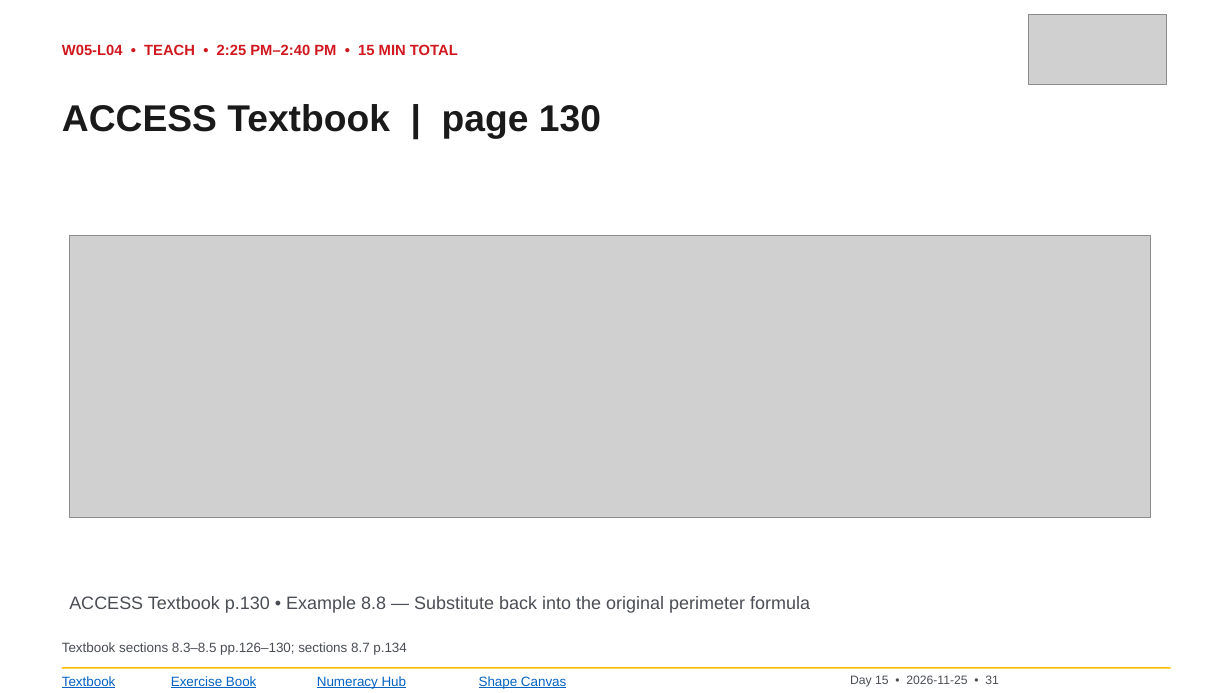
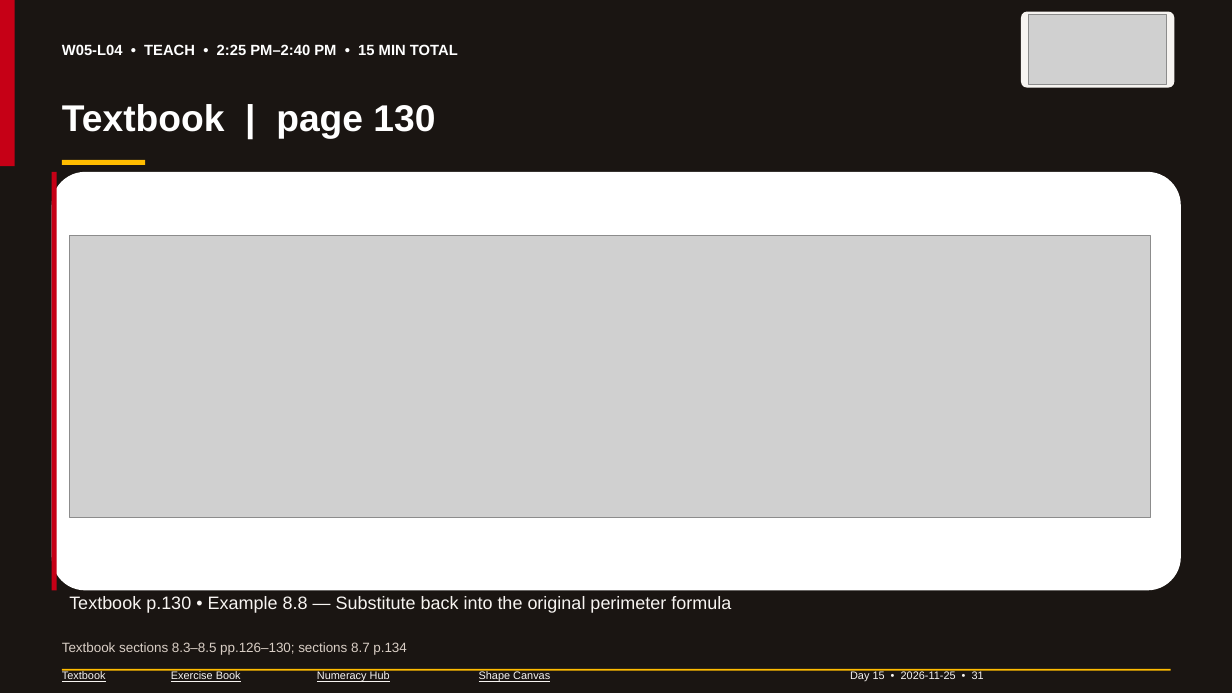
Before and after one commit to GOSTROGIS/access-trades-numeracy, a slide deck: slide 31 of carpentry/intake-141/PowerPoint/Day-15_2026-11-25_Week-5.pptx. Drawn at 1232x693 pixels with LibreOffice and Linux fonts; fonts in the diff are those of the drawing; grey boxes stand for pictures. Boxes give left, top, right and bottom in pixels: in the first picture for what was removed or moved away, otherwise in the second. Text is boxed around its words. In the diff, an @@ line names an element or a change of style, - is before the commit and + after.

```diff
--- a/carpentry/intake-141/PowerPoint/Day-15_2026-11-25_Week-5.pptx
+++ b/carpentry/intake-141/PowerPoint/Day-15_2026-11-25_Week-5.pptx
@@ background #FFFFFF to #1A1512 @@
@@ rectangle added at (0, 0, 1232, 166), fill #1A1512 @@
@@ rectangle added at (0, 0, 15, 166), fill #C60016 @@
@@ rounded rectangle added at (1021, 11, 1175, 87), fill #F7F4F1 @@
@@ text "W05-L04 • TEACH • 2:25 ..." at (62, 44, 458, 55): text colour #D2181F to #FFFFFF @@
@@ text at (62, 104, 435, 139): text changed; text colour #1A1A1A to #FFFFFF @@
-ACCESS Textbook | page 130
+Textbook | page 130
@@ rounded rectangle added at (52, 172, 1181, 591), fill #FFFFFF @@
@@ rectangle added at (52, 172, 57, 591), fill #C60016 @@
@@ rectangle added at (62, 160, 145, 165), fill #FFBC00 @@
@@ text at (69, 596, 731, 613): text changed; text colour #4A4E54 to #F7F4F1 @@
-ACCESS Textbook p.130 • Example 8.8 — Substitute back into the original perimeter formula
+Textbook p.130 • Example 8.8 — Substitute back into the original perimeter formula
@@ text "Textbook sections 8.3–8.5 pp.126–130; sections ..." at (62, 642, 406, 655): text colour #4A4E54 to #D9CEC5 @@
@@ size 10.5 to 8.5 pt, text colour #0563C1 to #F7F4F1 in 4 elements at (62, 671, 106, 682), (171, 671, 241, 682), (317, 671, 390, 682), (479, 671, 550, 682) @@
@@ text "Day 15 • 2026-11-25 • ..." at (850, 671, 984, 681): size 9.5 to 8.5 pt, text colour #4A4E54 to #F7F4F1 @@
```
Also in this commit, not shown: 43 other slides changed, 51 other files.
